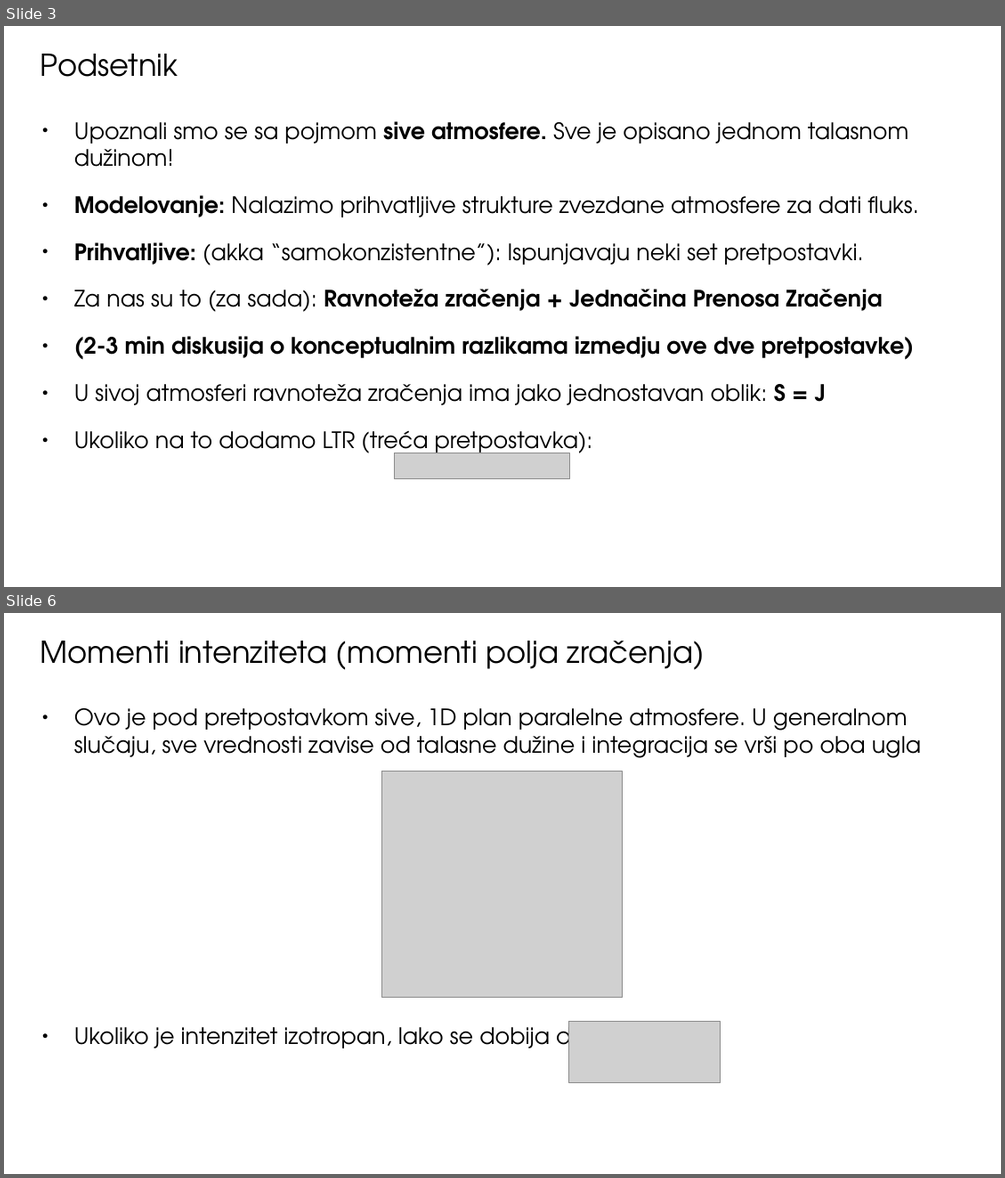
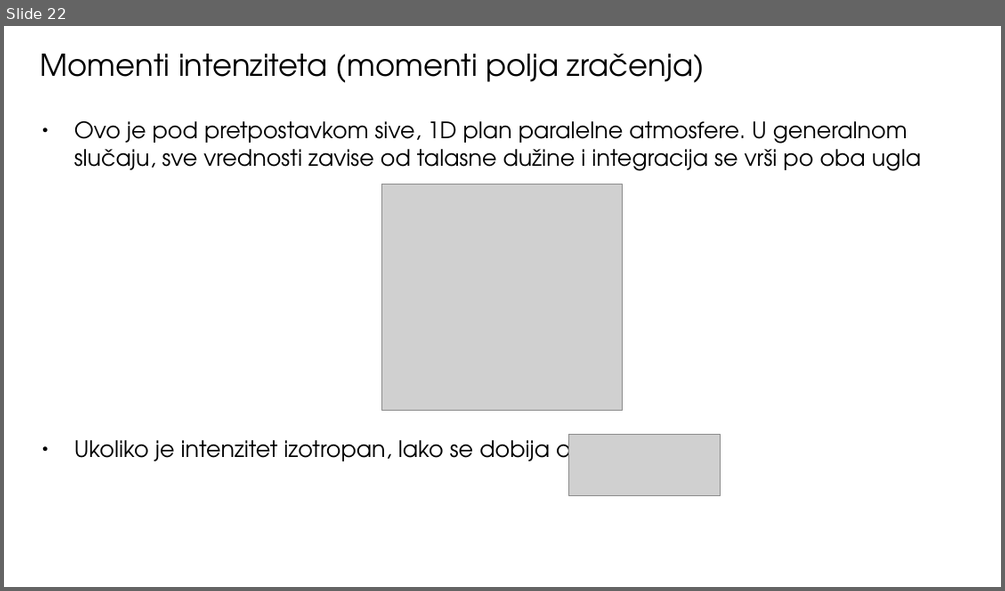
Before and after one commit to ivanzmilic/TZS_matf, a slide deck: Predavanja/Predavanje_06_Atmosfere_u_RZ.odp. Shown one above the other, each under a label of ours: slides 3 and 6 before the commit, slide 22 after it; the slides between them are not shown. The pictures are 1005x1178 and 1005x591 pixels, drawn with LibreOffice and Linux fonts; fonts in the diff are those of the drawing; grey boxes stand for pictures. Boxes give left, top, right and bottom in pixels: in the first picture for what was removed or moved away, otherwise in the second. Text is boxed around its words. In the diff, an @@ line names an element or a change of style, - is before the commit and + after.

```diff
--- a/Predavanja/Predavanje_06_Atmosfere_u_RZ.odp
+++ b/Predavanja/Predavanje_06_Atmosfere_u_RZ.odp
@@ slide 3 removed at bbox=[4, 26, 1001, 587], background #FFFFFF @@
@@ title removed at bbox=[40, 54, 178, 77] @@
-Podsetnik
@@ text removed at bbox=[74, 121, 918, 459] @@
-● Upoznali smo se sa pojmom sive atmosfere. Sve je opisano jednom talasnom dužinom!
-● Modelovanje: Nalazimo prihvatljive strukture zvezdane atmosfere za dati fluks.
-● Prihvatljive: (akka “samokonzistentne”): Ispunjavaju neki set pretpostavki.
-● Za nas su to (za sada): Ravnoteža zračenja + Jednačina Prenosa Zračenja
-● (2-3 min diskusija o konceptualnim razlikama izmedju ove dve pretpostavke)
-● U sivoj atmosferi ravnoteža zračenja ima jako jednostavan oblik: S = J
-● Ukoliko na to dodamo LTR (treća pretpostavka):
@@ picture removed at bbox=[394, 453, 569, 478] @@
@@ what was slide 6 is now slide 22 @@
```
Also in this commit, not shown: 4 slides changed, 20 slides added, 22 other slides removed, 21 other files.
